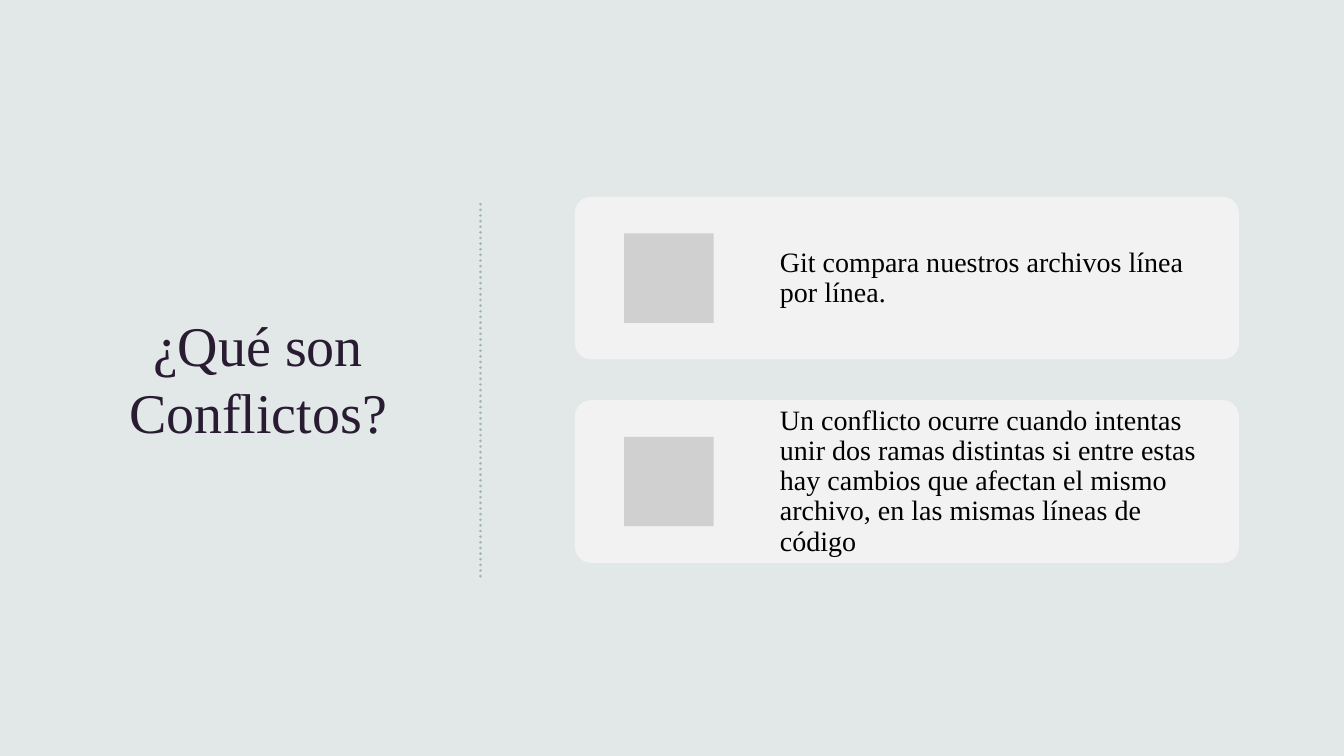
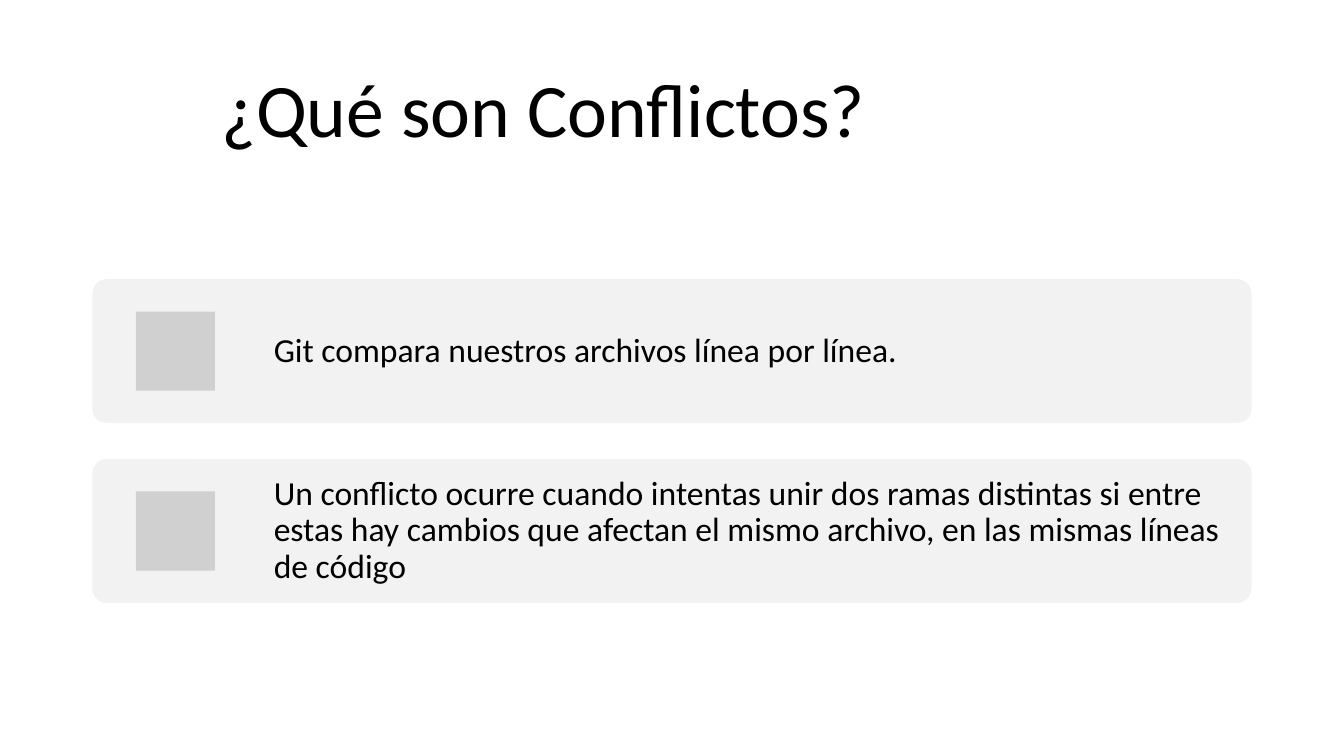
Before and after one commit to mfloresdev/Tutorial-Git, a slide deck: slide 7 of Git & GitHub.pptx. Drawn at 1344x756 pixels with LibreOffice and Linux fonts; fonts in the diff are those of the drawing; grey boxes stand for pictures. Boxes give left, top, right and bottom in pixels: in the first picture for what was removed or moved away, otherwise in the second. Text is boxed around its words. In the diff, an @@ line names an element or a change of style, - is before the commit and + after.

```diff
--- a/Git & GitHub.pptx
+++ b/Git & GitHub.pptx
@@ background #E2E8E7 to #FFFFFF @@
@@ rectangle removed at [0,0,1344,756] @@
@@ title "¿Qué son Conflictos?": place and size @@
-title "¿Qué son Conflictos?" at [129,327,387,434]
+title "¿Qué son Conflictos?" at [221,85,865,150]
@@ title "¿Qué son Conflictos?" at [221,85,865,150]: size 40 to 54 pt, font Times New Roman to Calibri, text colour #291C32 to #000000; alignment centre to left; line spacing 1 to 0.9 @@
@@ line removed from (481, 205) to (481, 579) @@
@@ group removed at [1021,0,1344,555]: 4 freeform shapes @@
@@ picture removed at [624,234,714,324] @@
@@ rounded rectangle: place and size @@
-rounded rectangle at [575,197,1239,359]
+rounded rectangle at [93,279,1252,423]
@@ text "Git compara nuestros archivos línea ..." at [274,338,896,368]: size 20 to 24 pt, font Times New Roman to Calibri; more space between paragraphs @@
@@ text "Git compara nuestros archivos línea ...": place and size @@
-text "Git compara nuestros archivos línea ..." at [780,252,1183,307]
+text "Git compara nuestros archivos línea ..." at [274,338,896,368]
@@ picture added at [136,312,216,391] @@
@@ rounded rectangle: place and size @@
-rounded rectangle at [575,400,1239,563]
+rounded rectangle at [93,459,1252,603]
@@ text "Un conflicto ocurre cuando intentas ...": place and size @@
-text "Un conflicto ocurre cuando intentas ..." at [780,410,1195,556]
+text "Un conflicto ocurre cuando intentas ..." at [274,481,1219,584]
@@ text "Un conflicto ocurre cuando intentas ..." at [274,481,1219,584]: size 20 to 24 pt, font Times New Roman to Calibri; more space between paragraphs @@
@@ picture: place and size @@
-picture at [624,437,714,526]
+picture at [136,492,216,572]
```
Also in this commit, not shown: 20 other slides changed, 19 slides added, 18 slides removed.
